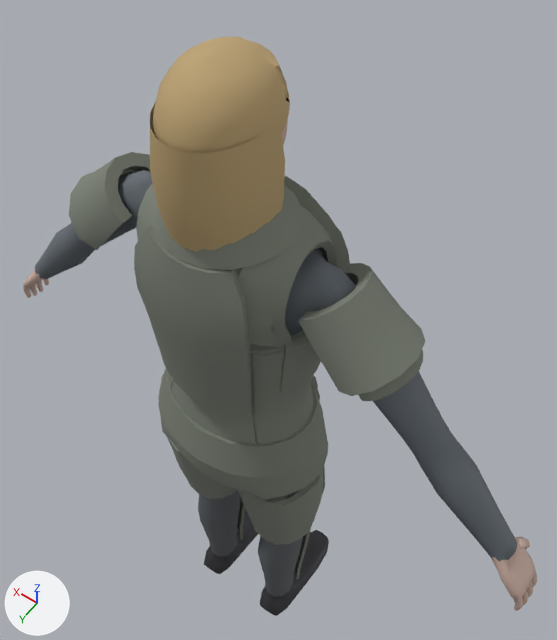
What one commit did to the glTF model models/characters/human/variants/f05.glb.
Camera for both pictures: a 50 mm lens placed at (-0.546, 0.642, 2.32), pointed at (0.049, -0.192, 1.01). Arrows for +X, +Y and +Z are at lower left; the lights stay in place. The picture after the commit comes second.

In view in the first picture: 'body', 'head', 'kitaxil', 'kitbeltwide', 'kitdelt', 'kitheavy', 'kitlegwrap', 'kitpelvis', 'kitshcap', 'kitwrap' and 5 more.
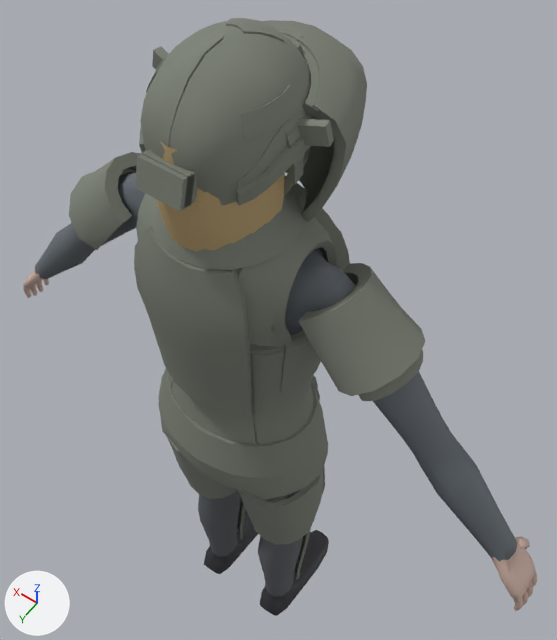
The edits, one by one:
Material 'kitshieldrifle' (mat_kitshieldrifle) is new.
Its base color is (0.2, 0.22, 0.18) (grey #7c8176).
Its roughness is 0.85.
Material 'kitshieldframe' (mat_kitshieldframe) is new.
Its base color is (0.2, 0.22, 0.18) (grey #7c8176).
Its roughness is 0.85.
Material 'kitshield' (mat_kitshield) is new.
Its base color is (0.2, 0.22, 0.18) (grey #7c8176).
Its roughness is 0.85.
Material 'kitmandible' (mat_kitmandible) is new.
Its base color is (0.2, 0.22, 0.18) (grey #7c8176).
Its roughness is 0.85.
Material 'kitmandarmsmid' (mat_kitmandarmsmid) is new.
Its base color is (0.2, 0.22, 0.18) (grey #7c8176).
Its roughness is 0.85.
Material 'kitmandarmshigh' (mat_kitmandarmshigh) is new.
Its base color is (0.2, 0.22, 0.18) (grey #7c8176).
Its roughness is 0.85.
Material 'kithelmrifle' (mat_kithelmrifle) is new.
Its base color is (0.2, 0.22, 0.18) (grey #7c8176).
Its roughness is 0.85.
Material 'kithelmfast' (mat_kithelmfast) is new.
Its base color is (0.2, 0.22, 0.18) (grey #7c8176).
Its roughness is 0.85.
Mesh me_kitshieldrifle is new.
It has 240 vertices, 476 faces and spans x -0.149..0.149, y -0.259..-0.047, z 1.481..1.726.
It uses material mat_kitshieldrifle (grey #7c8176).
Mesh me_kitshieldframe is new.
It has 100 vertices, 188 faces and spans x -0.148..0.15, y -0.166..-0.017, z 1.671..1.726.
It uses material mat_kitshieldframe (grey #7c8176).
Mesh me_kitshield is new.
It has 240 vertices, 476 faces and spans x -0.14..0.14, y -0.249..-0.047, z 1.488..1.718.
It uses material mat_kitshield (grey #7c8176).
Mesh me_kitmandible is new.
It has 170 vertices, 336 faces and spans x -0.105..0.101, y -0.157..-0.017, z 1.542..1.63.
It uses material mat_kitmandible (grey #7c8176).
Mesh me_kitmandarmsmid is new.
It has 32 vertices, 48 faces and spans x -0.115..0.115, y -0.032..0.004, z 1.611..1.687.
It uses material mat_kitmandarmsmid (grey #7c8176).
Mesh me_kitmandarmshigh is new.
It has 32 vertices, 48 faces and spans x -0.109..0.11, y -0.032..0.004, z 1.612..1.716.
It uses material mat_kitmandarmshigh (grey #7c8176).
Mesh me_kithelmrifle is new.
It has 890 vertices, 1760 faces and spans x -0.115..0.115, y -0.16..0.142, z 1.617..1.796.
It uses material mat_kithelmrifle (grey #7c8176).
Mesh me_kithelmfast is new.
It has 890 vertices, 1760 faces and spans x -0.105..0.106, y -0.153..0.134, z 1.628..1.788.
It uses material mat_kithelmfast (grey #7c8176).
Object 'kitshieldrifle' (ob_kitshieldrifle) is new; it shows me_kitshieldrifle.
Its location is (0.0, 0.0, 0.0).
Object 'kitshieldframe' (ob_kitshieldframe) is new; it shows me_kitshieldframe.
Its location is (0.0, 0.0, 0.0).
Object 'kitshield' (ob_kitshield) is new; it shows me_kitshield.
Its location is (0.0, 0.0, 0.0).
Object 'kitmandible' (ob_kitmandible) is new; it shows me_kitmandible.
Its location is (0.0, 0.0, 0.0).
Object 'kitmandarmsmid' (ob_kitmandarmsmid) is new; it shows me_kitmandarmsmid.
Its location is (0.0, 0.0, 0.0).
Object 'kitmandarmshigh' (ob_kitmandarmshigh) is new; it shows me_kitmandarmshigh.
Its location is (0.0, 0.0, 0.0).
Object 'kithelmrifle' (ob_kithelmrifle) is new; it shows me_kithelmrifle.
Its location is (0.0, 0.0, 0.0).
Object 'kithelmfast' (ob_kithelmfast) is new; it shows me_kithelmfast.
Its location is (0.0, 0.0, 0.0).

Where the change shows, as pixel boxes [x1, y1, x2, y2] in the pictures (557 x 640 px):
'kithelmrifle', added: after [135, 18, 318, 211]
'kitshieldrifle', added: after [262, 20, 367, 222]
'kitshieldframe', added: after [152, 41, 334, 147]
'kitshield', added: after [286, 116, 339, 216]
'kithelmfast', added (mostly hidden): after [142, 113, 312, 207]
'kitmandarmshigh', added: after [283, 114, 303, 184]
'kitmandarmsmid', added: after [287, 137, 305, 185]
'kitmandible', added (mostly hidden): after [284, 146, 311, 196]
'head', unchanged, covered by the edit: before [150, 37, 290, 252]; after [156, 141, 285, 252]
